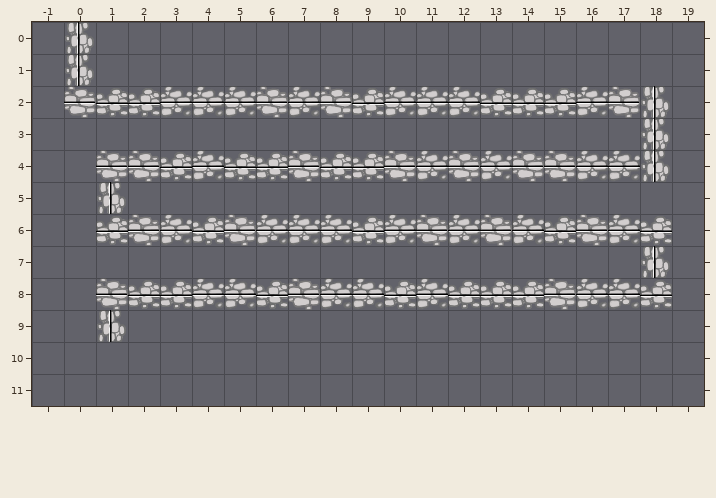
Tiled map (JSON) -- dist/assets/maps/iphone.json. The first picture shows the starting point.
Cells are 32x32 px. Shown: x -1..19, y 0..11.
New version:
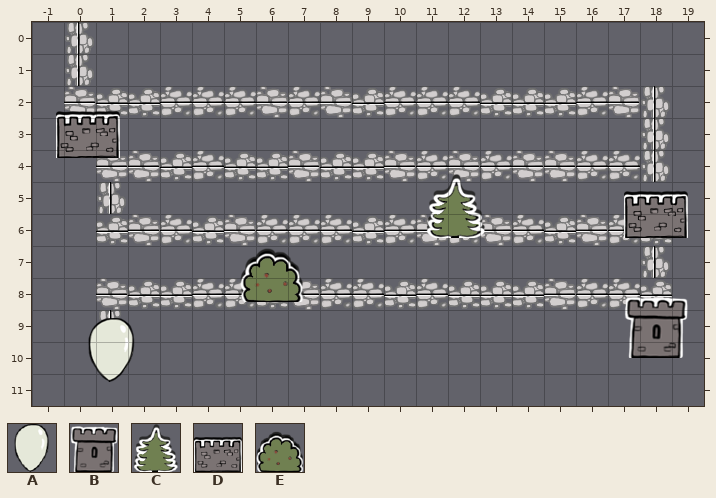
Key: from "balloons": A 0 "balloon"; from "props": B 3 "tower", C 6 "tree", D 7 "wall"; from "shrub_spritesheet": E 0.
Objects are placed by their top-left corner, in cells (3,4 is the top-left corner of cell 3,4); size is 1x1 cell unless given.
The commit says: can load props from map file
From old to new:
{"where": "layer \"balloons\" (added)"}
{"now": "A \"BALLOON\" at 0.5,9.2 size 2x2"}
{"where": "layer \"props\" (added)"}
{"now": "D \"PROP_WALL\" at -0.2,2.2 size 2x2"}
{"now": "D \"PROP_WALL\" at 17.5,4.8 size 2x2"}
{"now": "C \"PROP_TREE\" at 11.2,4.8 size 2x2"}
{"now": "E \"PROP_SHRUB\" at 5.5,6.8 size 2x2"}
{"now": "B \"PROP_TOWER\" at 17.5,8.5 size 2x2"}
{"label":"added","picture_box":[56,110,120,158]}
{"label":"added","picture_box":[426,174,485,238]}
{"label":"added","picture_box":[624,191,688,238]}
{"label":"added","picture_box":[240,248,304,302]}
{"label":"added","picture_box":[625,297,688,358]}
{"label":"added","picture_box":[88,318,135,382]}
